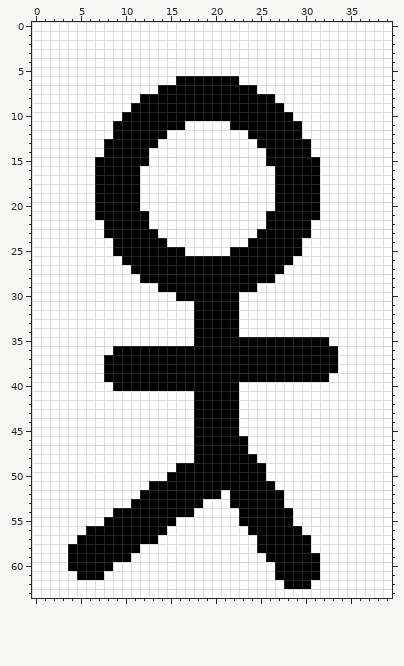
Edited in one commit: pixel-art sprite (textures/figure.png). The picture above is the old version.
The file is 40x64 pixels.
The result:
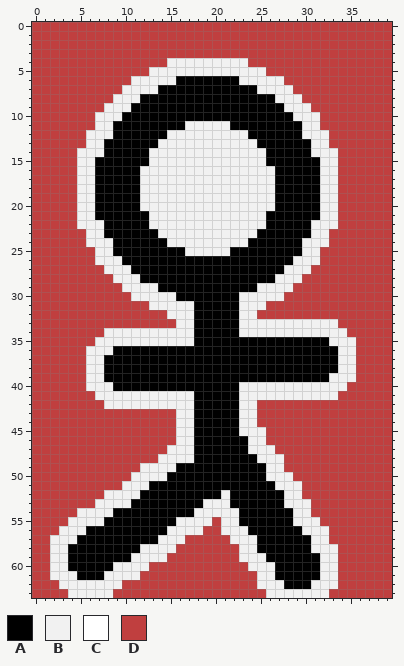
Palette (. is transparent): A #000000  B #f1f1f1  C #ffffff  D #c03f3f
From the commit log: edit of class Figure to draw to the canvas as a sprite, not a polygon (ref #5);
Diff:
Changed rows in their new state; - is an unchanged pixel.
first column x 0:
 0 DDDDDDDDDDDDDDDDDDDDDDDDDDDDDDDDDDDDDDDD
 1 DDDDDDDDDDDDDDDDDDDDDDDDDDDDDDDDDDDDDDDD
 2 DDDDDDDDDDDDDDDDDDDDDDDDDDDDDDDDDDDDDDDD
 3 DDDDDDDDDDDDDDDDDDDDDDDDDDDDDDDDDDDDDDDD
 4 DDDDDDDDDDDDDDDBBBBBBBBBDDDDDDDDDDDDDDDD
 5 DDDDDDDDDDDDDBBBBBBBBBBBBBDDDDDDDDDDDDDD
 6 DDDDDDDDDDDBBBBB-------BBBBBDDDDDDDDDDDD
 7 DDDDDDDDDDBBBB-----------BBBBDDDDDDDDDDD
 8 DDDDDDDDDBBB---------------BBBDDDDDDDDDD
 9 DDDDDDDDBBB-----------------BBBDDDDDDDDD
10 DDDDDDDBBB-------------------BBBDDDDDDDD
11 DDDDDDDBB--------BBBBB--------BBDDDDDDDD
12 DDDDDDBBB------BBBBBBBBB------BBBDDDDDDD
13 DDDDDDBB------BBBBBBBBBBB------BBDDDDDDD
14 DDDDDBBB-----BBBBBBBBBBBBB-----BBBDDDDDD
15 DDDDDBB------BBBBBBBBBBBBB------BBDDDDDD
16 DDDDDBB-----BBBBBBBBBBBBBBB-----BBDDDDDD
17 DDDDDBB-----BBBBBBBBBBBBBBB-----BBDDDDDD
18 DDDDDBB-----BBBBBBBBBBBBBBB-----BBDDDDDD
19 DDDDDBB-----BBBBBBBBBBBBBBB-----BBDDDDDD
20 DDDDDBB-----BBBBBBBBBBBBBBB-----BBDDDDDD
21 DDDDDBB------BBBBBBBBBBBBB------BBDDDDDD
22 DDDDDBBB-----BBBBBBBBBBBBB-----BBBDDDDDD
23 DDDDDDBB------BBBBBBBBBBB------BBDDDDDDD
24 DDDDDDBBB------BBBBBBBBB------BBBDDDDDDD
25 DDDDDDDBB--------BBBBB--------BBDDDDDDDD
26 DDDDDDDBBB-------------------BBBDDDDDDDD
27 DDDDDDDDBBB-----------------BBBDDDDDDDDD
28 DDDDDDDDDBBB---------------BBBDDDDDDDDDD
29 DDDDDDDDDDBBBB-----------BBBBDDDDDDDDDDD
30 DDDDDDDDDDDBBBBB-------BBBBBDDDDDDDDDDDD
31 DDDDDDDDDDDDDBBBBB-----BBBDDDDDDDDDDDDDD
32 DDDDDDDDDDDDDDDBBB-----BBDDDDDDDDDDDDDDD
33 DDDDDDDDDDDDDDDDBB-----BBBBBBBBBBBDDDDDD
34 DDDDDDDDBBBBBBBBBB-----BBBBBBBBBBBBDDDDD
35 DDDDDDDBBBBBBBBBBB---------------BBBDDDD
36 DDDDDDBBB-------------------------BBDDDD
37 DDDDDDBB--------------------------BBDDDD
38 DDDDDDBB--------------------------BBDDDD
39 DDDDDDBB-------------------------BBBDDDD
40 DDDDDDBBB--------------BBBBBBBBBBBBDDDDD
41 DDDDDDDBBBBBBBBBBB-----BBBBBBBBBBBDDDDDD
42 DDDDDDDDBBBBBBBBBB-----BBDDDDDDDDDDDDDDD
43 DDDDDDDDDDDDDDDDBB-----BBDDDDDDDDDDDDDDD
44 DDDDDDDDDDDDDDDDBB-----BBDDDDDDDDDDDDDDD
45 DDDDDDDDDDDDDDDDBB-----BBBDDDDDDDDDDDDDD
46 DDDDDDDDDDDDDDDDBB------BBDDDDDDDDDDDDDD
47 DDDDDDDDDDDDDDDBBB------BBBDDDDDDDDDDDDD
48 DDDDDDDDDDDDDDBBBB-------BBBDDDDDDDDDDDD
49 DDDDDDDDDDDDBBBB----------BBDDDDDDDDDDDD
50 DDDDDDDDDDDBBBB-----------BBBDDDDDDDDDDD
51 DDDDDDDDDDBBB--------------BBBDDDDDDDDDD
52 DDDDDDDDBBBB---------B------BBDDDDDDDDDD
53 DDDDDDDBBBB--------BBB------BBBDDDDDDDDD
54 DDDDDBBBB---------BBBBB------BBDDDDDDDDD
55 DDDDBBBB--------BBBBDBB------BBBDDDDDDDD
56 DDDBBB---------BBBBDDBBB------BBBDDDDDDD
57 DDBBB---------BBBDDDDDBBB------BBDDDDDDD
58 DDBB--------BBBBDDDDDDDBB------BBBDDDDDD
59 DDBB-------BBBBDDDDDDDDBBB------BBDDDDDD
60 DDBB-----BBBBDDDDDDDDDDDBBB-----BBDDDDDD
61 DDBBB---BBBBDDDDDDDDDDDDDBB-----BBDDDDDD
62 DDDBBBBBBBDDDDDDDDDDDDDDDBBB---BBBDDDDDD
63 DDDDBBBBBDDDDDDDDDDDDDDDDDBBBBBBBDDDDDDD
Pixel boxes of the changes (left, top, right, bottom) in both pictures:
changed: (32, 22, 392, 598)
